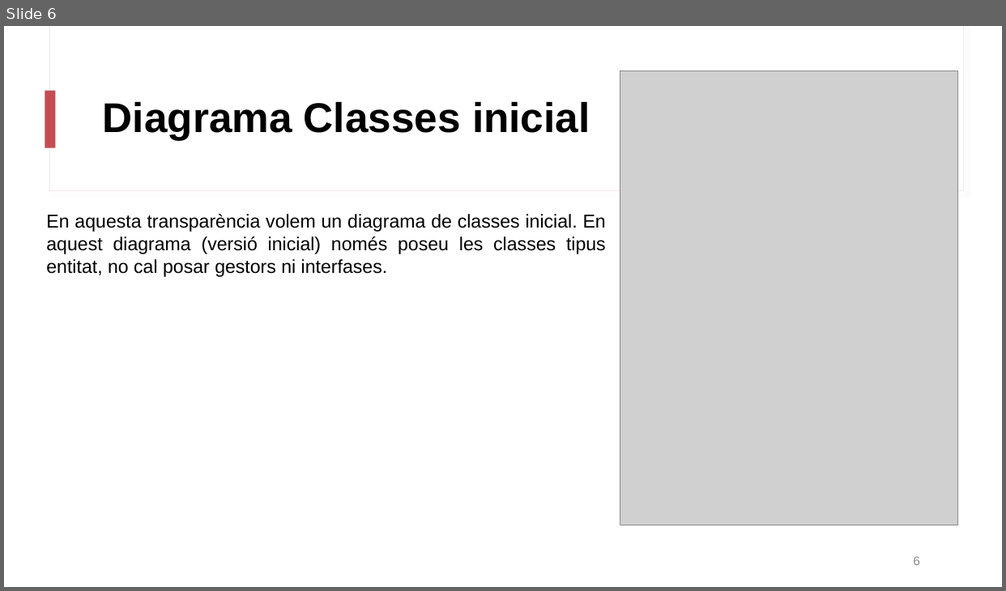
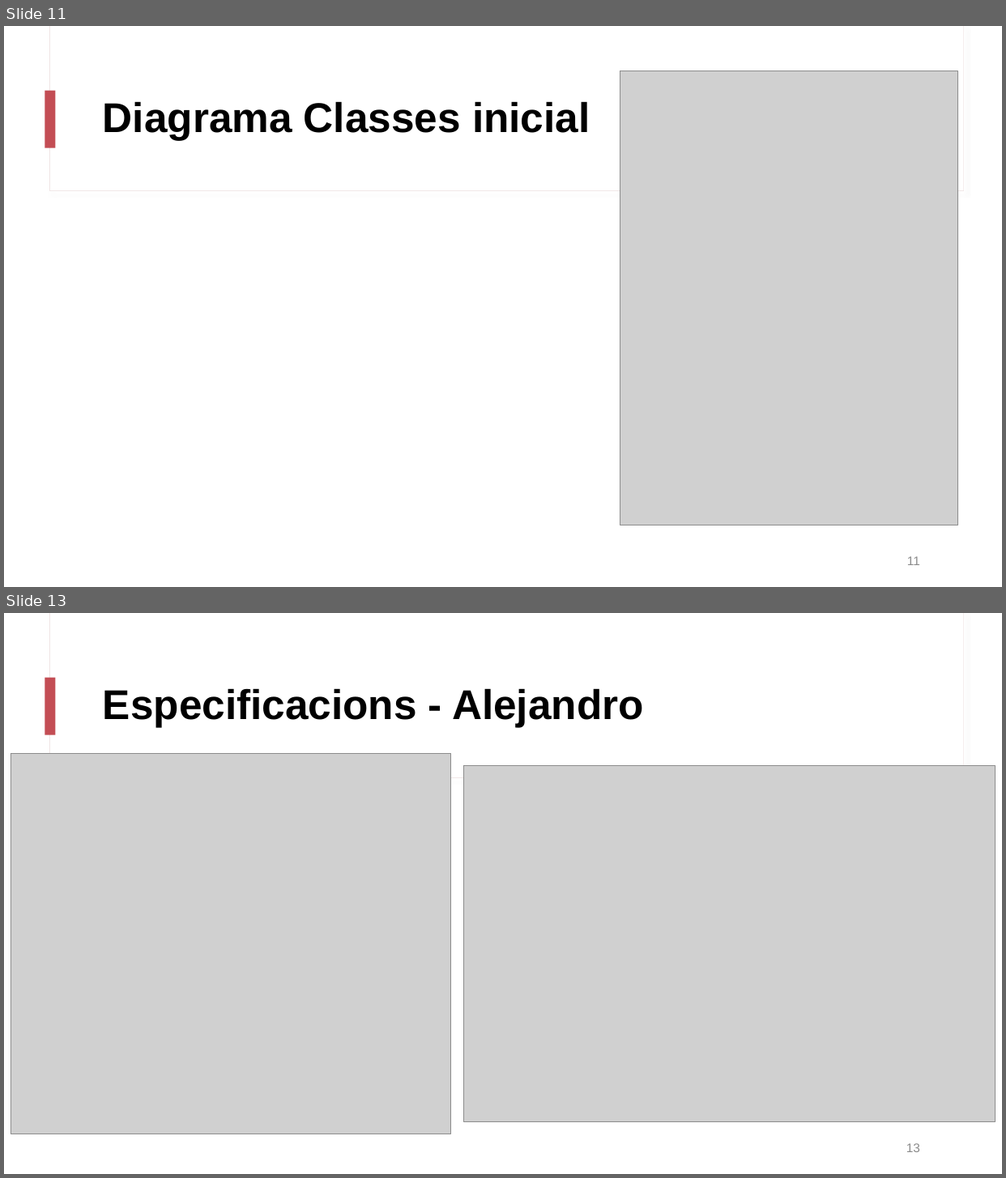
Before and after one commit to martipages/ES23UAB431-02, a slide deck: documents/Sprint3/Sprint_Review3_431-2.pptx. Shown one above the other, each under a label of ours: slide 6 before the commit, slides 11 and 13 after it; the slides between them are not shown. The pictures are 1006x591 and 1006x1178 pixels, drawn with LibreOffice and Linux fonts; fonts in the diff are those of the drawing; grey boxes stand for pictures. Boxes give left, top, right and bottom in pixels: in the first picture for what was removed or moved away, otherwise in the second. Text is boxed around its words. In the diff, an @@ line names an element or a change of style, - is before the commit and + after.

```diff
--- a/documents/Sprint3/Sprint_Review3_431-2.pptx
+++ b/documents/Sprint3/Sprint_Review3_431-2.pptx
@@ slide 13 added at [4, 613, 1002, 1174], background #FFFFFF; not listed: 3 template elements that a slide beside it also shows @@
@@ title added at [103, 688, 643, 727], 40 pt, text #000000, bold @@
+Especificacions - Alejandro
@@ picture added at [10, 754, 451, 1134] @@
@@ picture added at [463, 766, 995, 1122] @@
@@ page number added at [906, 1144, 920, 1152], 12 pt, text #8C8C8C @@
+13
@@ what was slide 6 is now slide 11 @@
@@ slide 11 changed as well @@
@@ text removed at [46, 214, 606, 277] @@
-En aquesta transparència volem un diagrama de classes inicial. En aquest diagrama (versió inicial) només poseu les classes tipus entitat, no cal posar gestors ni interfases.
@@ page number at [907, 557, 920, 565]: text changed @@
-6
+11
```
Also in this commit, not shown: 3 other slides changed, 25 other slides added, 4 slides removed, 5 other files.
